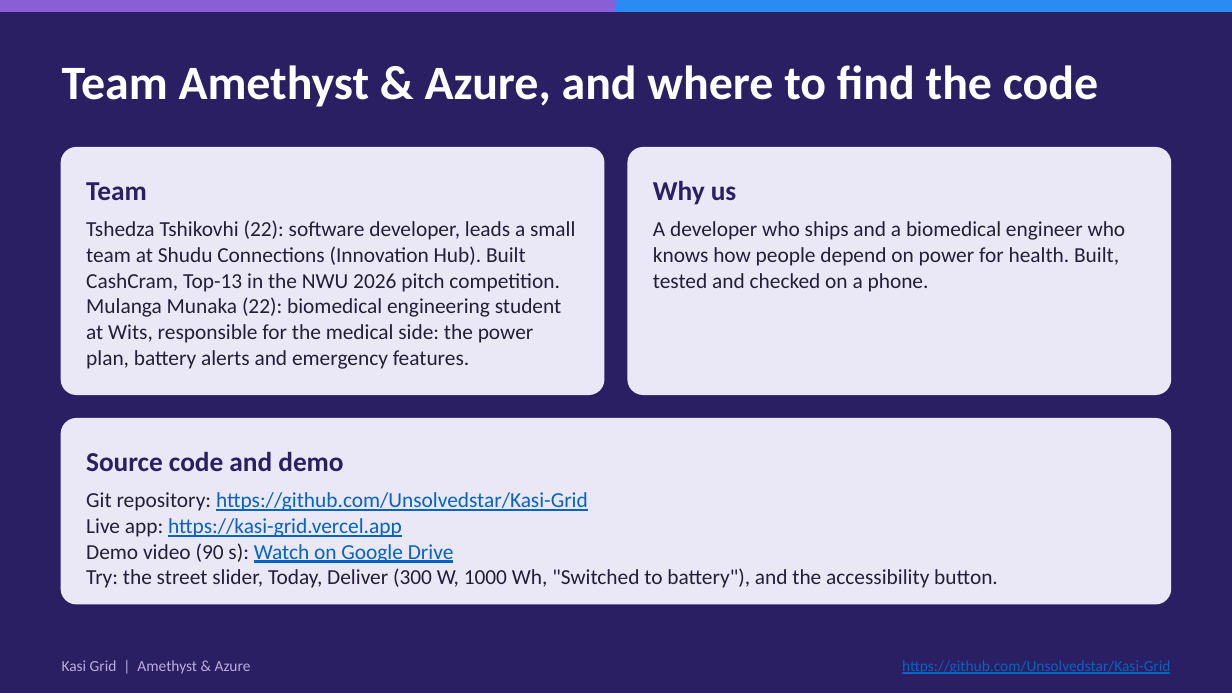
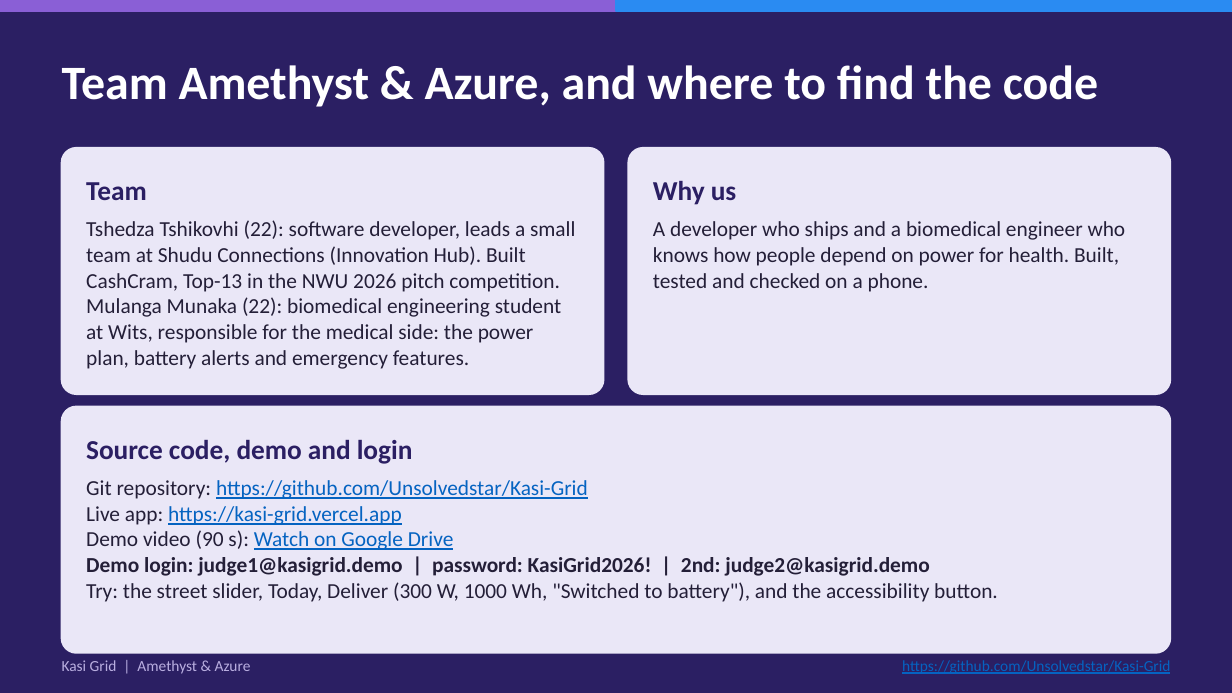
Before and after one commit to Unsolvedstar/Kasi-Grid, a slide deck: slide 18 of submission/Kasi-Grid-deck.pptx. Drawn at 1232x693 pixels with LibreOffice and Linux fonts; fonts in the diff are those of the drawing. Boxes give left, top, right and bottom in pixels: in the first picture for what was removed or moved away, otherwise in the second. Text is boxed around its words. In the diff, an @@ line names an element or a change of style, - is before the commit and + after.

```diff
--- a/submission/Kasi-Grid-deck.pptx
+++ b/submission/Kasi-Grid-deck.pptx
@@ rounded rectangle: place and size @@
-rounded rectangle at (62, 419, 1170, 604)
+rounded rectangle at (62, 407, 1170, 653)
@@ rounded rectangle at (62, 407, 1170, 653): proportions changed @@
@@ text at (86, 440, 413, 464): text changed @@
-Source code and demo
+Source code, demo and login
@@ text "Git repository: https://github.com/Unsolvedstar/Kasi-Grid": place and size @@
-text "Git repository: https://github.com/Unsolvedstar/Kasi-Grid" at (86, 492, 998, 588)
+text "Git repository: https://github.com/Unsolvedstar/Kasi-Grid" at (86, 480, 998, 602)
@@ text at (86, 557, 929, 576): paragraph added @@
+Demo login: judge1@kasigrid.demo | password: KasiGrid2026! | 2nd: judge2@kasigrid.demo
```
Also in this commit, not shown: 9 other files.
